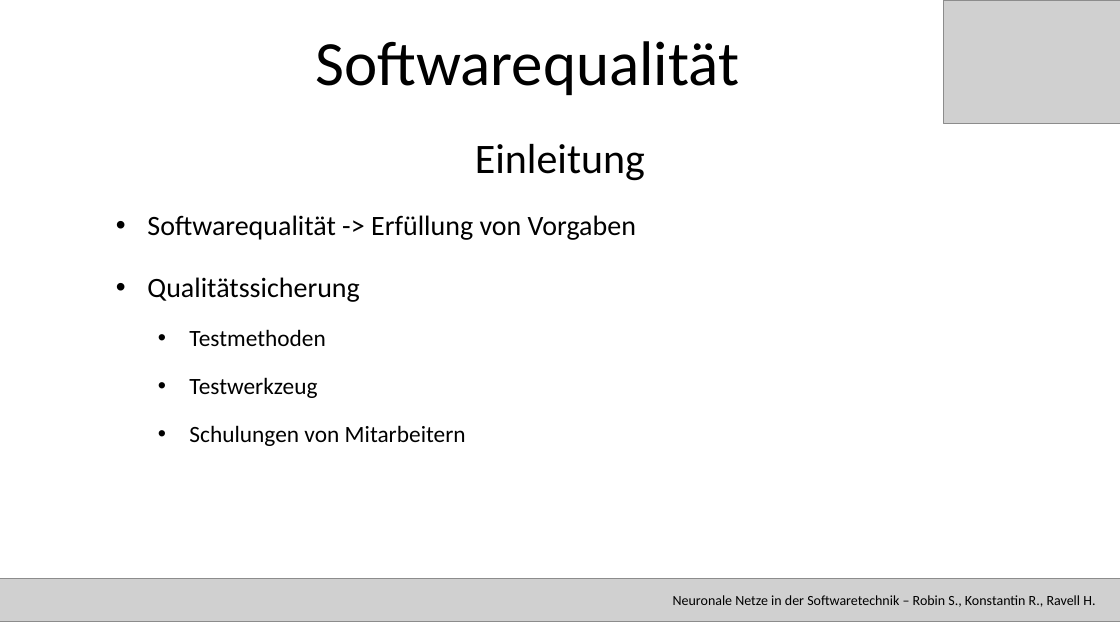
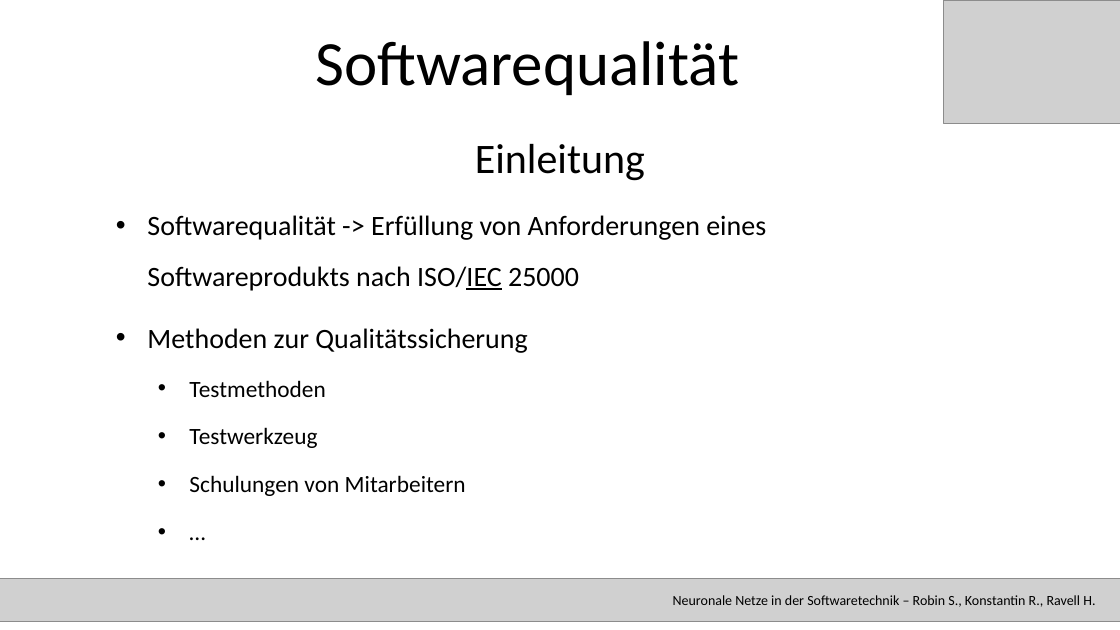
Before and after one commit to RavellHeerdegen/SATElite, a slide deck: slide 29 of SATPräsi.pptx. Drawn at 1120x630 pixels with LibreOffice and Linux fonts; fonts in the diff are those of the drawing; grey boxes stand for pictures. Boxes give left, top, right and bottom in pixels: in the first picture for what was removed or moved away, otherwise in the second. Text is boxed around its words. In the diff, an @@ line names an element or a change of style, - is before the commit and + after.

```diff
--- a/SATPräsi.pptx
+++ b/SATPräsi.pptx
@@ text at bbox=[147, 215, 766, 496]: paragraph added @@
+  • …
@@ text at bbox=[147, 215, 766, 353]: text changed @@
-• Softwarequalität -> Erfüllung von Vorgaben
-• Qualitätssicherung
+• Softwarequalität -> Erfüllung von Anforderungen eines Softwareprodukts nach ISO/IEC 25000
+• Methoden zur Qualitätssicherung
```
Also in this commit, not shown: 2 other slides changed, 5 slides added, 1 other file.
